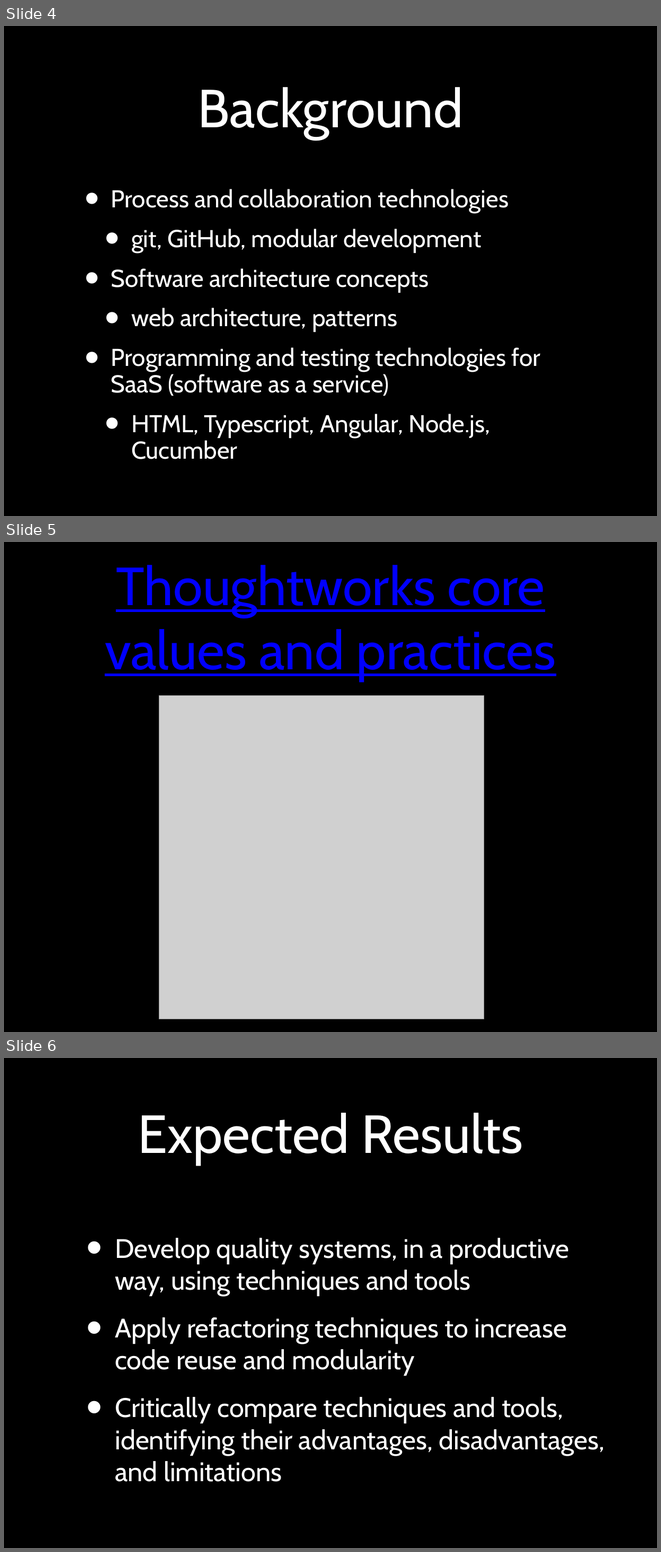
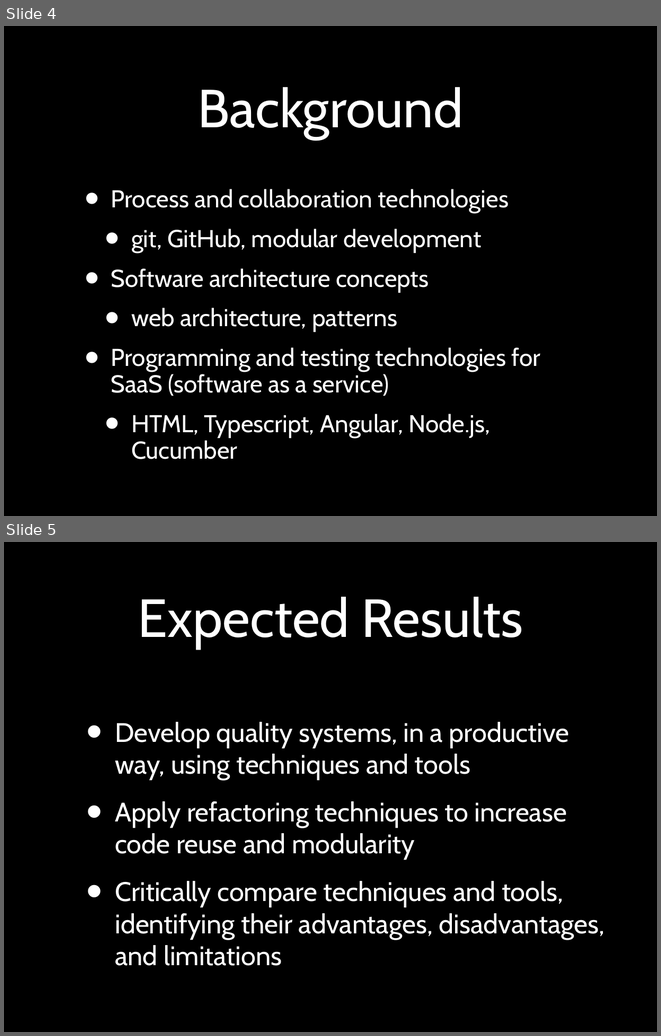
Before and after one commit to pauloborba/software-engineering-courses, a slide deck: Aulas/ApresentacaoEIntroducaoAESSGraduacao/CourseOverview.pptx. Shown one above the other, each under a label of ours: slides 4, 5 and 6 before the commit, slides 4 and 5 after it. The pictures are 661x1552 and 661x1036 pixels, drawn with LibreOffice and Linux fonts; fonts in the diff are those of the drawing; grey boxes stand for pictures. Boxes give left, top, right and bottom in pixels: in the first picture for what was removed or moved away, otherwise in the second. Text is boxed around its words. In the diff, an @@ line names an element or a change of style, - is before the commit and + after.

```diff
--- a/Aulas/ApresentacaoEIntroducaoAESSGraduacao/CourseOverview.pptx
+++ b/Aulas/ApresentacaoEIntroducaoAESSGraduacao/CourseOverview.pptx
@@ slide 5 removed at (4, 542, 657, 1032), background #000000 @@
@@ title removed at (105, 565, 556, 681) @@
-Thoughtworks core values and practices
@@ picture removed at (159, 695, 484, 1019) @@
@@ what was slide 6 is now slide 5 @@
```
Also in this commit, not shown: 6 slides changed, 1 other file.
